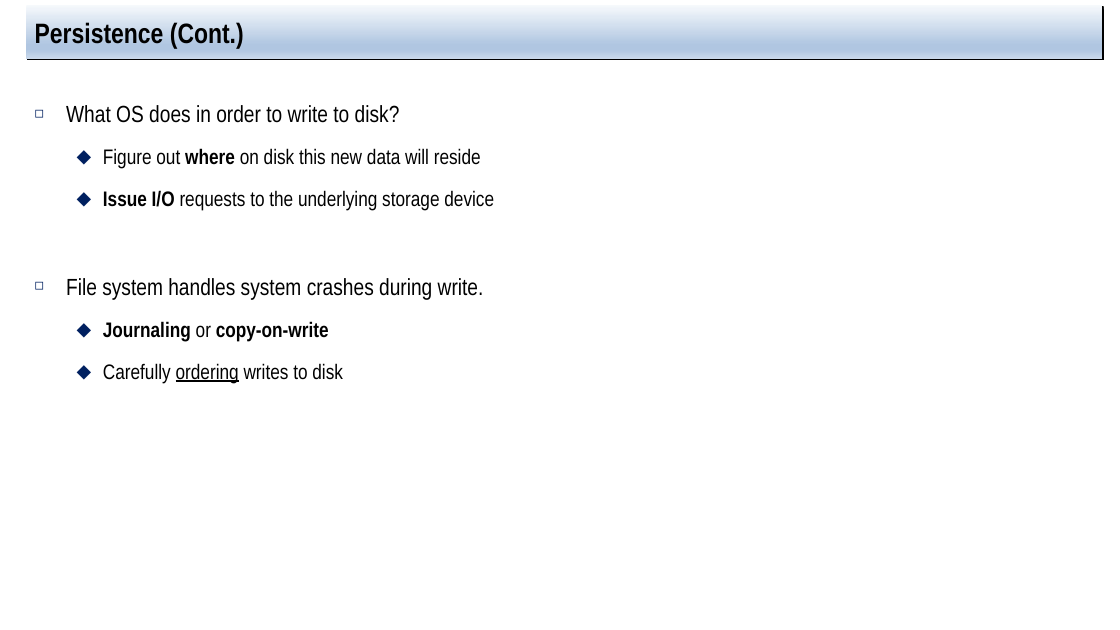
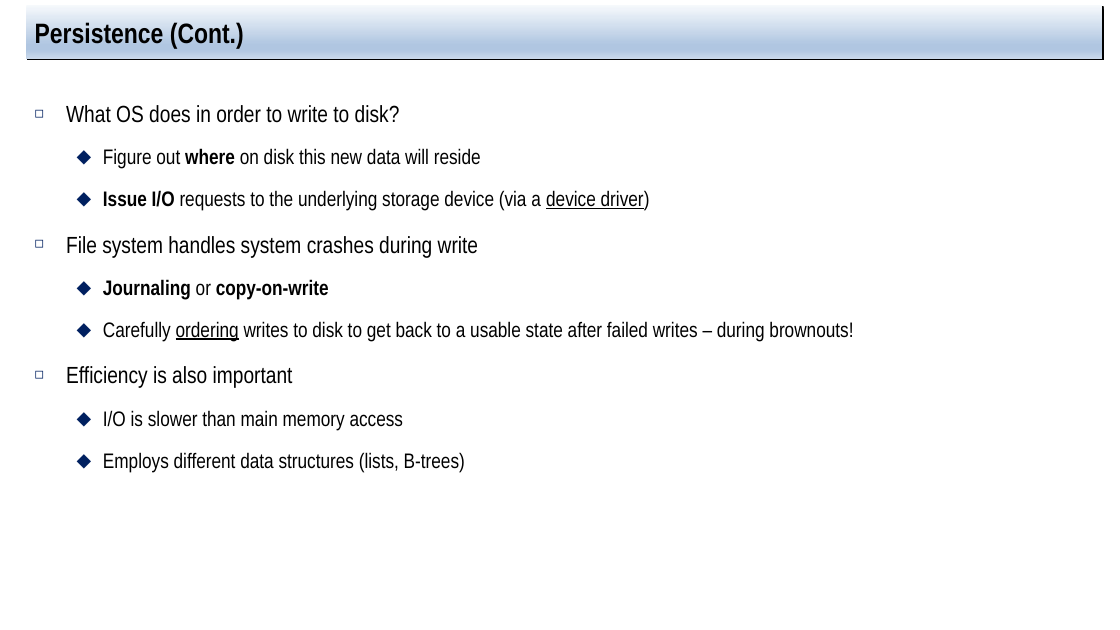
Before and after one commit to jachermocilla/extra-course-materials, a slide deck: slide 29 of cmsc125/ostep/slides/00.Introduction/Introduction_to_operating_system.pptx (slide 27 before the commit). Drawn at 1120x630 pixels with LibreOffice and Linux fonts; fonts in the diff are those of the drawing. Boxes give left, top, right and bottom in pixels: in the first picture for what was removed or moved away, otherwise in the second. Text is boxed around its words. In the diff, an @@ line names an element or a change of style, - is before the commit and + after.

```diff
--- a/cmsc125/ostep/slides/00.Introduction/Introduction_to_operating_system.pptx
+++ b/cmsc125/ostep/slides/00.Introduction/Introduction_to_operating_system.pptx
@@ text at box(66, 190, 650, 258): text changed @@
-  ⬥ Issue I/O requests to the underlying storage device
-◻ File system handles system crashes during write.
+  ⬥ Issue I/O requests to the underlying storage device (via a device driver)
+◻ File system handles system crashes during write
@@ text at box(66, 321, 853, 473): text changed @@
-  ⬥ Carefully ordering writes to disk
+  ⬥ Carefully ordering writes to disk to get back to a usable state after failed writes – during brownouts!
+◻ Efficiency is also important
+  ⬥ I/O is slower than main memory access
+  ⬥ Employs different data structures (lists, B-trees)
```
Also in this commit, not shown: 16 other slides changed, 7 slides added.
